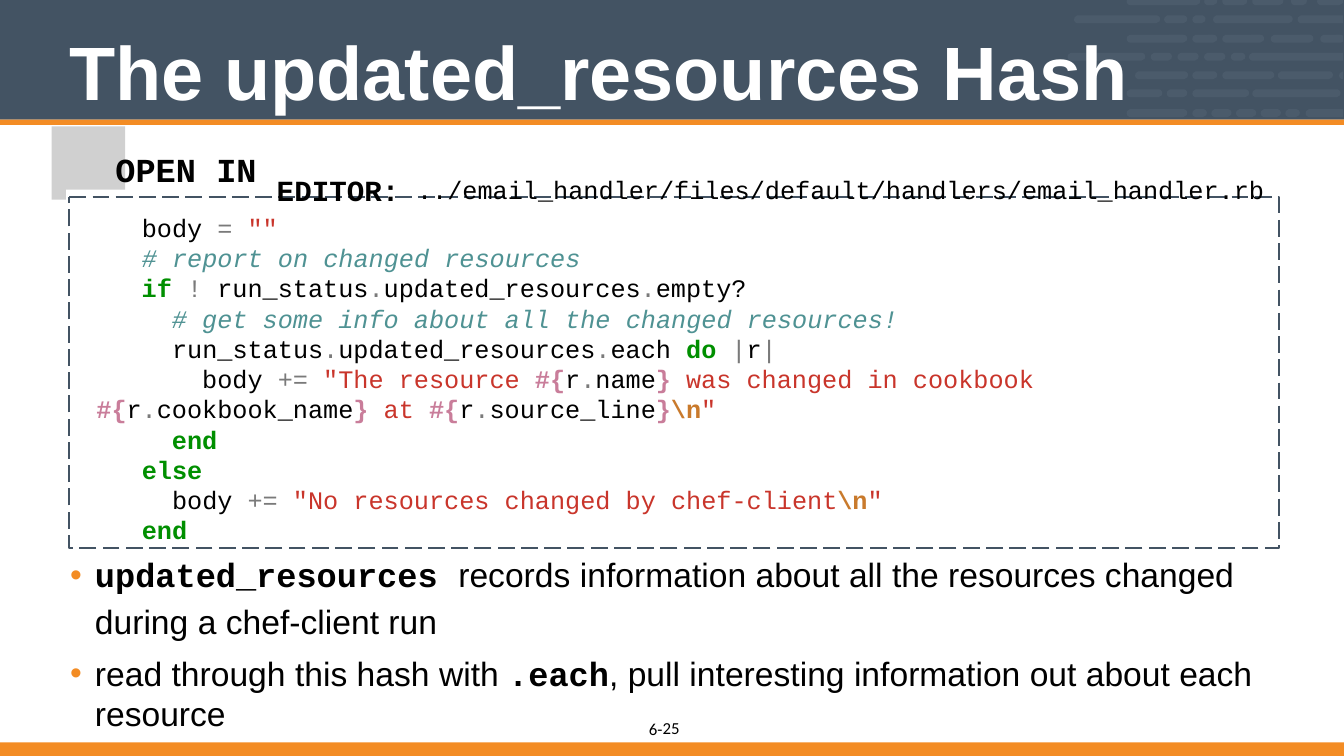
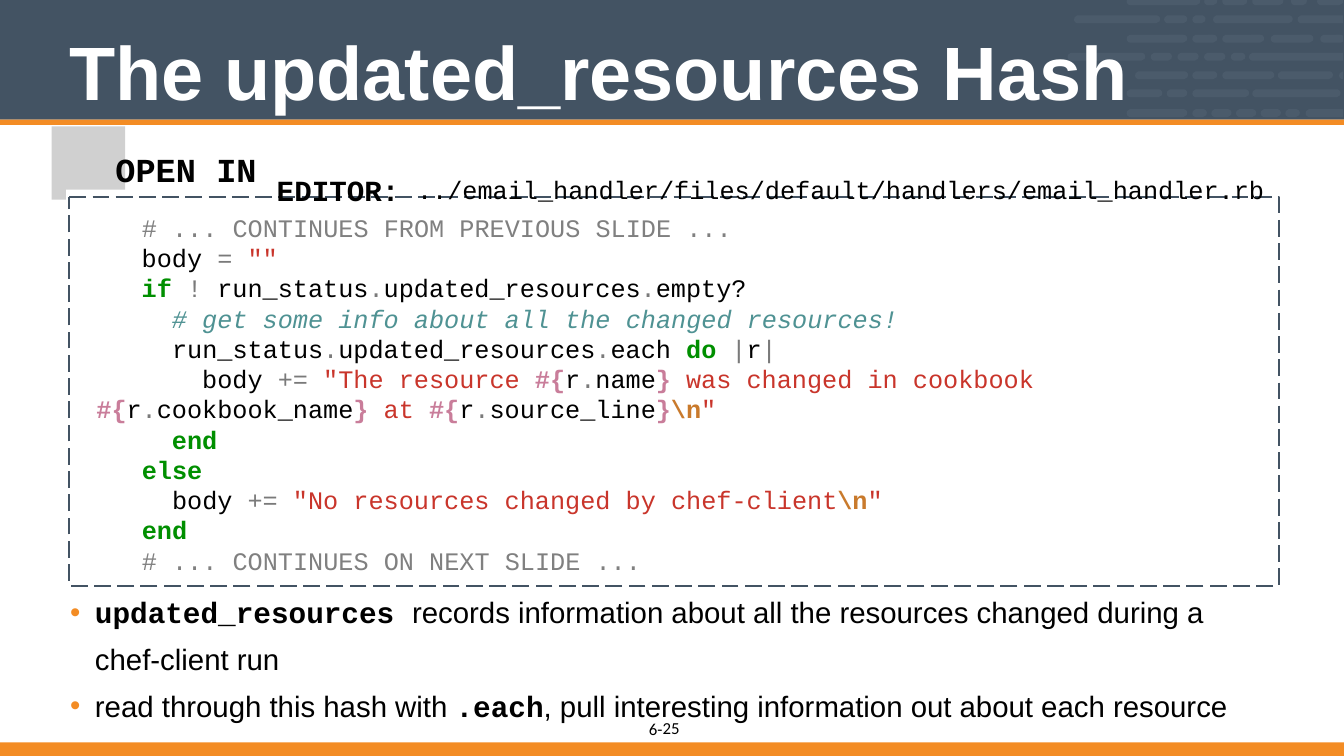
Before and after one commit to vinyar/chef-intermediate, a slide deck: slide 25 of 06-implementing_chef_handlers.pptx. Drawn at 1344x756 pixels with LibreOffice and Linux fonts; fonts in the diff are those of the drawing; grey boxes stand for pictures. Boxes give left, top, right and bottom in pixels: in the first picture for what was removed or moved away, otherwise in the second. Text is boxed around its words. In the diff, an @@ line names an element or a change of style, - is before the commit and + after.

```diff
--- a/06-implementing_chef_handlers.pptx
+++ b/06-implementing_chef_handlers.pptx
@@ freeform shape "# ... CONTINUES FROM PREVIOUS ...": place and size @@
-freeform shape "# ... CONTINUES FROM PREVIOUS ..." at (67,190,1276,542)
+freeform shape "# ... CONTINUES FROM PREVIOUS ..." at (67,190,1276,580)
@@ freeform shape: place and size @@
-freeform shape at (70,197,1279,548)
+freeform shape at (70,197,1279,586)
@@ text in freeform shape at (233,220,672,237): paragraph added @@
+# ... CONTINUES FROM PREVIOUS SLIDE ...
@@ text in freeform shape at (172,249,580,273): paragraph removed @@
-# report on changed resources
@@ text in freeform shape at (233,553,581,570): paragraph added @@
+# ... CONTINUES ON NEXT SLIDE ...
@@ text "updated_resources records information about all ...": place and size @@
-text "updated_resources records information about all ..." at (95,562,1252,727)
+text "updated_resources records information about all ..." at (95,601,1227,723)
@@ text "updated_resources records information about all ..." at (95,601,1227,723): size 32 to 28 pt @@
```
Also in this commit, not shown: 9 other slides changed.
